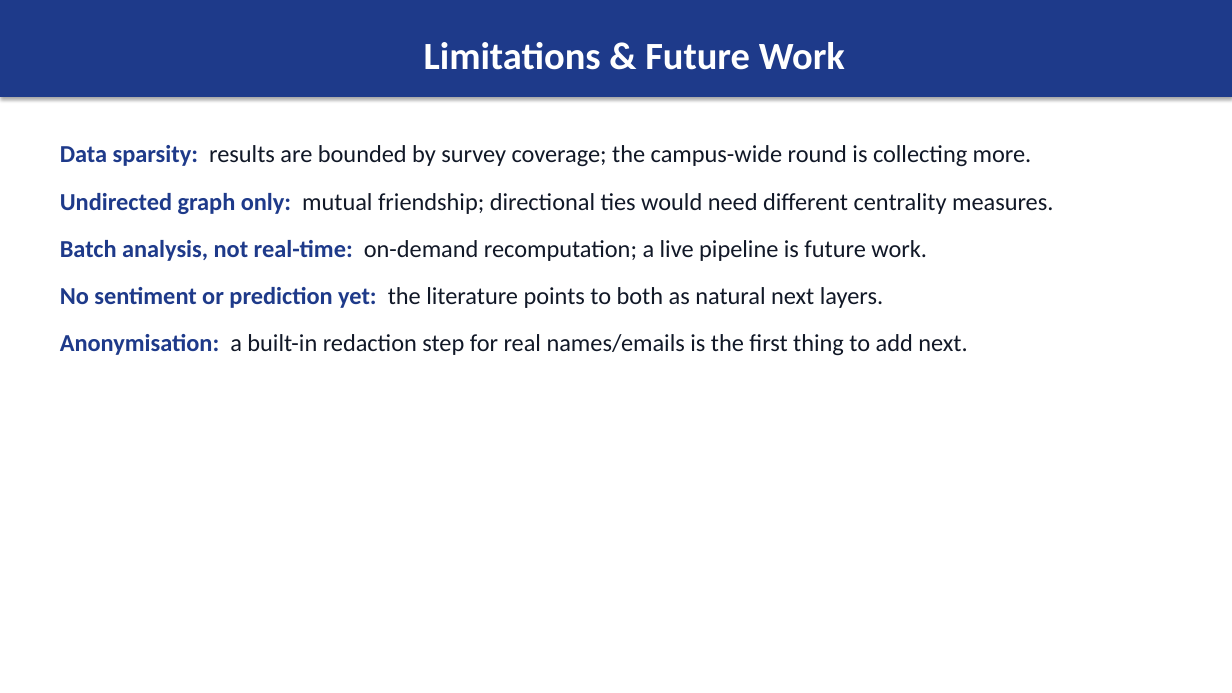
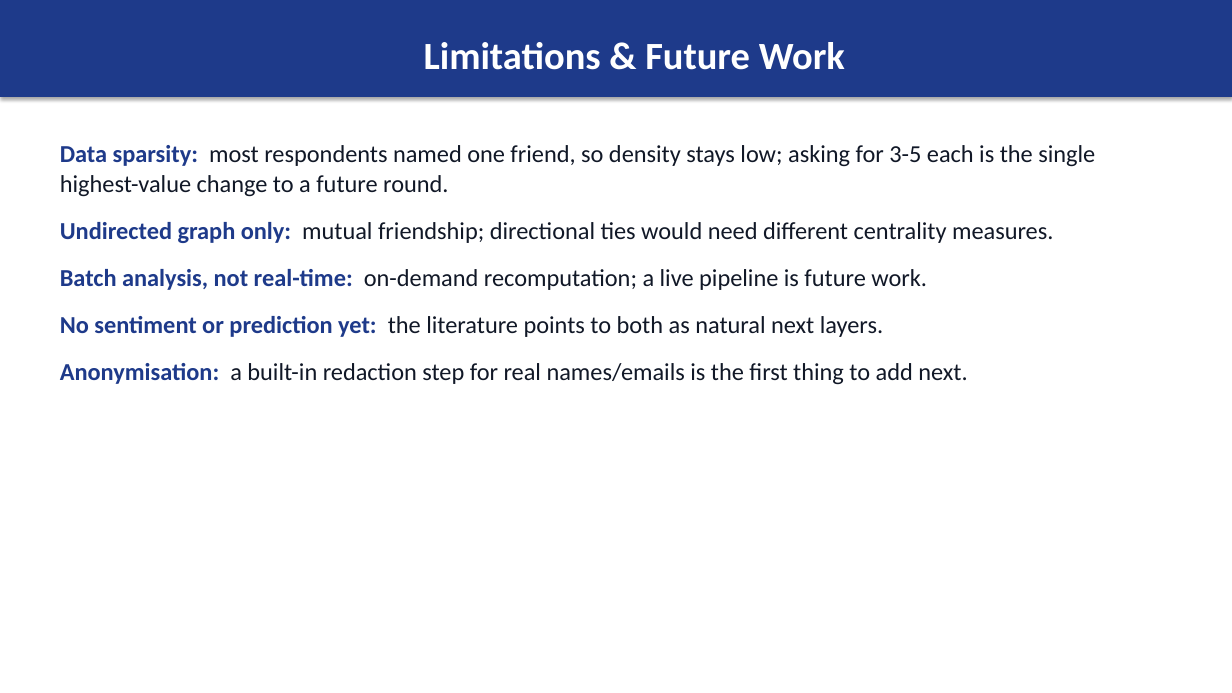
Before and after one commit to Kwakubenzy/UTAS_SNA_System, a slide deck: slide 17 of docs/UTAS_SNA_Defense_Presentation.pptx (slide 16 before the commit). Drawn at 1232x693 pixels with LibreOffice and Linux fonts; fonts in the diff are those of the drawing. Boxes give left, top, right and bottom in pixels: in the first picture for what was removed or moved away, otherwise in the second. Text is boxed around its words. In the diff, an @@ line names an element or a change of style, - is before the commit and + after.

```diff
--- a/docs/UTAS_SNA_Defense_Presentation.pptx
+++ b/docs/UTAS_SNA_Defense_Presentation.pptx
@@ text at (60, 145, 1095, 197): text changed @@
-Data sparsity: results are bounded by survey coverage; the campus-wide round is collecting more.
+Data sparsity: most respondents named one friend, so density stays low; asking for 3-5 each is the single highest-value change to a future round.
```
Also in this commit, not shown: 4 other slides changed, 1 slide added, 1 other file.
